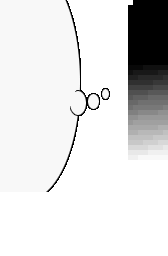
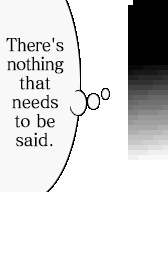
Revision of a layered (168, 256) image; what changed, layer by layer:
added layer "There's nothing that needs to be said." above "Layer 1" over [6,37,64,147]
